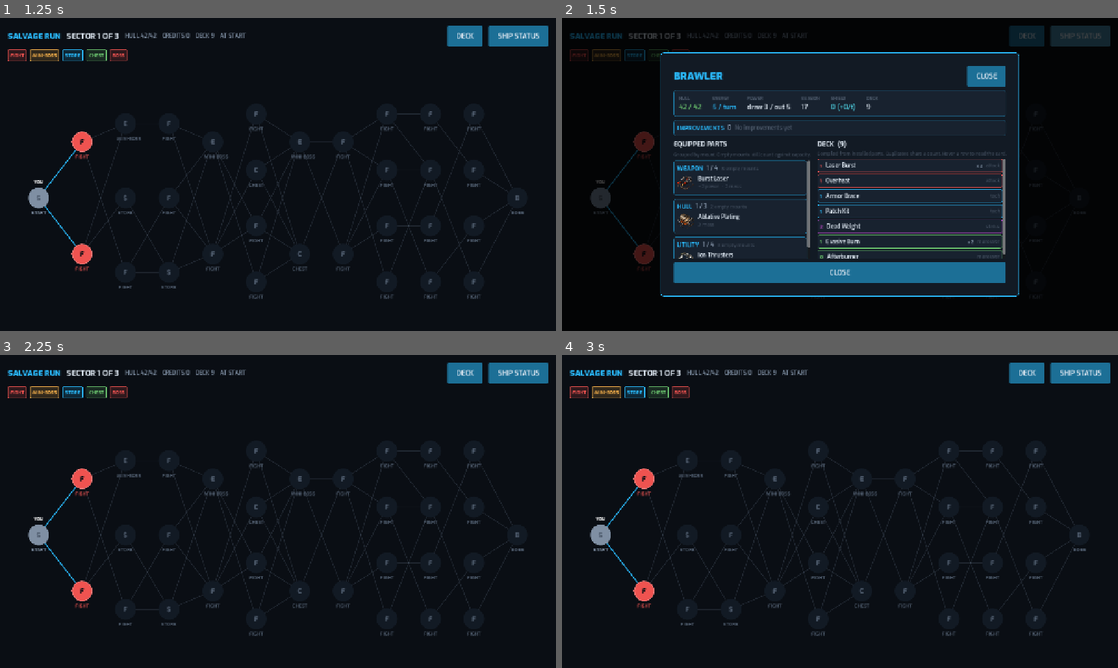
Above: before the commit, frames 1-4 (two rows, left to right).
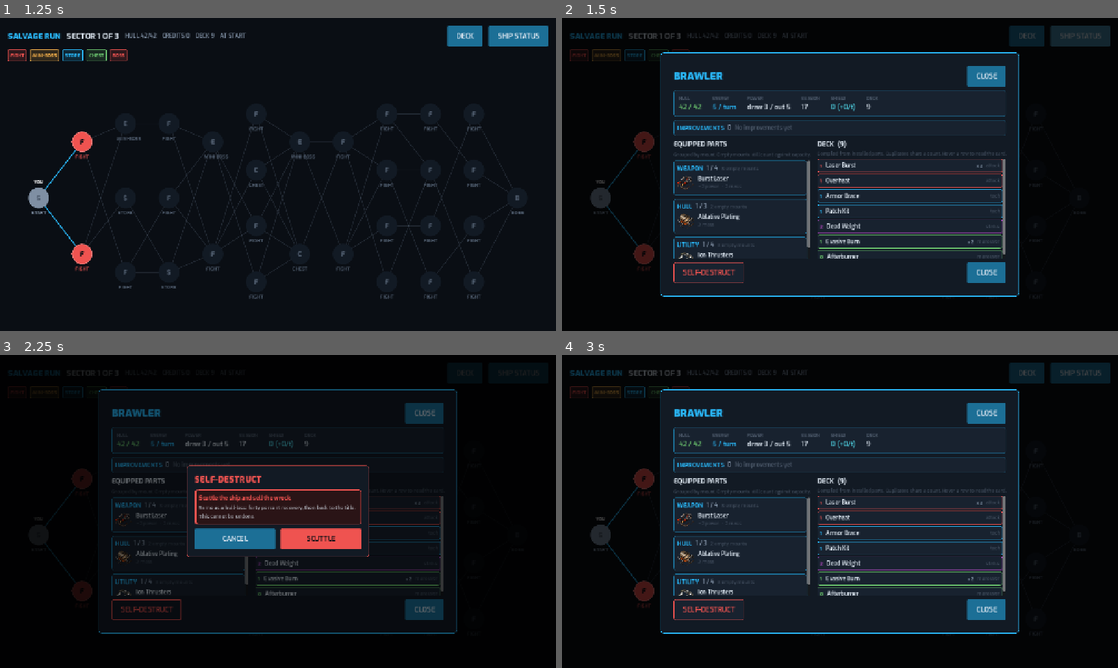
Above: after the commit, the same moments.

Repository: thegliffy/salvage-run
Game: Godot game, scene res://scenes/title.tscn
The game is run twice, just before and just after one commit, with the same random seed, the same clock (stepped at 60 frames per second) and the same inputs.
Inputs (mouse positions are in pixels of both pictures, inside the frame that each line leads up to):
- Up to frame 1 (1.25 s): click "STEAL" at 0.5 s
- Up to frame 2 (1.5 s): click "SHIP STATUS" at 1.25 s
- Up to frame 3 (2.25 s): click (144, 608) at 2 s, where only the run after the commit has a clickable "SELF-DESTRUCT"
- Up to frame 4 (3 s): click (795, 539) at 2.75 s, where only the run after the commit has a clickable "CANCEL"

Frame 1 is identical in both runs. In frame 2, 3.6% of the frame differs, in the area x 20-79%, y 78-85%; in frame 3, 15%; in frame 4, 30%, in the area x 1-99%, y 2-90%.

Commit message:
Add a confirmed SELF-DESTRUCT control that ends the run as a wreck.
SHIP STATUS now has a danger-styled footer button; the first click opens a
confirm panel so an accidental tap cannot scuttle. Confirming calls
Game.self_destruct() through RunState.scuttle() and _end_run(), the same
hull-loss sale path Valuation already uses for a salvaged wreck.

Co-authored-by: thegliffy <thegliffy@users.noreply.github.com>

Diff:
--- a/src/core/game.gd
+++ b/src/core/game.gd
@@ -29,6 +29,9 @@
 ## True after a non-final sector boss: the next reward-screen exit generates
 ## the following sector's map instead of returning to the current one.
 var pending_sector_advance: bool = false
+## Headless tests set this so `_end_run()` still appraises and records the sale
+## without tearing down the test scene.
+var skip_scene_change: bool = false
 
 func _ready() -> void:
 	meta = SaveSystem.load_meta()
@@ -127,9 +130,19 @@
 func after_chest() -> void:
 	goto_map()
 
+## Scuttle the current run. Same pipeline as a hull-loss: `RunState.scuttle()`
+## then `_end_run()` so the yard sells a wreck, not a delivered ship.
+func self_destruct() -> void:
+	if run == null or not run.alive:
+		return
+	run.scuttle()
+	_end_run()
+
 func _end_run() -> void:
 	last_valuation = Valuation.appraise(run)
 	meta.record_sale(last_valuation)
+	if skip_scene_change:
+		return
 	SaveSystem.save_meta(meta)
 	get_tree().change_scene_to_file(SCENE_SALE)
 
--- a/src/run/run_state.gd
+++ b/src/run/run_state.gd
@@ -85,8 +85,13 @@
 		cleared_nodes += 1
 		add_credits(c.pending_credits)
 	else:
-		alive = false
+		scuttle()
 	recompile()
+
+## Mark the ship destroyed. Same flag the hull-loss path uses so valuation
+## sells a wreck (40% recovery) rather than a delivered theft.
+func scuttle() -> void:
+	alive = false
 
 ## True when `node_id` is a real node on the current map.
 func is_valid_node(node_id: int) -> bool:
--- a/src/ui/sale_screen.gd
+++ b/src/ui/sale_screen.gd
@@ -47,7 +47,8 @@
 	col.add_child(UITheme.chrome_mark())
 
 	var v: Dictionary = Game.last_valuation
-	var won: bool = v.get("boss_killed", false)
+	var survived := bool(v.get("survived", false))
+	var won: bool = survived and bool(v.get("boss_killed", false))
 	var title := UITheme.label("DELIVERED TO THE YARD" if won else "WRECK TOWED IN",
 		24, UITheme.GOOD if won else UITheme.WARN, "Black")
 	col.add_child(title)
--- a/src/ui/ship_status_overlay.gd
+++ b/src/ui/ship_status_overlay.gd
@@ -158,9 +158,92 @@
 	deck_scroll.add_child(deck_list)
 	_fill_deck_list(deck_list, prof.deck, preview_layer, on_close)
 
+	var foot := HBoxContainer.new()
+	foot.add_theme_constant_override("separation", 12)
+	col.add_child(foot)
+	var scuttle := UITheme.outline_button("  SELF-DESTRUCT  ", UITheme.HOSTILE)
+	scuttle.name = "SelfDestruct"
+	UITheme.tip(scuttle,
+		"Self-destruct\n---\nScuttle the ship and sell the wreck. Asks for confirmation — same as a hull-loss.")
+	scuttle.pressed.connect(func():
+		_open_self_destruct_confirm(host))
+	foot.add_child(scuttle)
+	foot.add_child(UITheme.expand())
 	var close_foot := UITheme.ghost_button("  CLOSE  ")
 	close_foot.pressed.connect(on_close)
-	col.add_child(close_foot)
+	foot.add_child(close_foot)
+
+## Confirm layer on top of SHIP STATUS. CANCEL / dim click dismisses it and
+## leaves the run running; SCUTTLE calls `Game.self_destruct()`.
+static func _open_self_destruct_confirm(host: Control) -> void:
+	var existing := host.get_node_or_null("SelfDestructConfirm")
+	if existing != null and not existing.is_queued_for_deletion():
+		return
+	if existing != null:
+		host.remove_child(existing)
+		existing.free()
+
+	var layer := Control.new()
+	layer.name = "SelfDestructConfirm"
+	layer.set_anchors_preset(Control.PRESET_FULL_RECT)
+	layer.mouse_filter = Control.MOUSE_FILTER_STOP
+	layer.z_index = 20
+	host.add_child(layer)
+
+	var dim := ColorRect.new()
+	dim.color = Color(0, 0, 0, 0.55)
+	dim.set_anchors_preset(Control.PRESET_FULL_RECT)
+	dim.gui_input.connect(func(ev: InputEvent):
+		if ev is InputEventMouseButton and ev.pressed:
+			_close_self_destruct_confirm(host))
+	layer.add_child(dim)
+
+	var centre := CenterContainer.new()
+	centre.set_anchors_preset(Control.PRESET_FULL_RECT)
+	centre.mouse_filter = Control.MOUSE_FILTER_IGNORE
+	layer.add_child(centre)
+
+	var panel := PanelContainer.new()
+	panel.custom_minimum_size = Vector2(420, 0)
+	panel.mouse_filter = Control.MOUSE_FILTER_STOP
+	panel.add_theme_stylebox_override("panel",
+		UITheme.panel(UITheme.PANEL, UITheme.HOSTILE, 1, 6, 18))
+	centre.add_child(panel)
+
+	var col := VBoxContainer.new()
+	col.add_theme_constant_override("separation", 10)
+	panel.add_child(col)
+
+	col.add_child(UITheme.label("SELF-DESTRUCT", 20, UITheme.HOSTILE, "Black"))
+	col.add_child(UITheme.callout(
+		"Scuttle the ship and sell the wreck.",
+		"Same as a hull-loss: forty percent recovery, then back to the title. This cannot be undone.",
+		&"hostile"))
+
+	var actions := HBoxContainer.new()
+	actions.add_theme_constant_override("separation", 12)
+	col.add_child(actions)
+	var cancel := UITheme.ghost_button("  CANCEL  ")
+	cancel.name = "CancelSelfDestruct"
+	cancel.size_flags_horizontal = Control.SIZE_EXPAND_FILL
+	cancel.pressed.connect(func():
+		_close_self_destruct_confirm(host))
+	actions.add_child(cancel)
+	var confirm := UITheme.button("  SCUTTLE  ", UITheme.HOSTILE)
+	confirm.name = "ConfirmSelfDestruct"
+	confirm.size_flags_horizontal = Control.SIZE_EXPAND_FILL
+	UITheme.tip(confirm,
+		"Scuttle\n---\nEnds the run. The yard pays for a salvaged wreck, not a delivered theft.")
+	confirm.pressed.connect(func():
+		Game.self_destruct())
+	actions.add_child(confirm)
+
+static func _close_self_destruct_confirm(host: Control) -> void:
+	var layer := host.get_node_or_null("SelfDestructConfirm")
+	if layer == null:
+		return
+	host.remove_child(layer)
+	layer.queue_free()
 
 ## Compact combat / tooltip strip: slot fill plus improvement count or name.
 static func loadout_strip(ship: ShipLoadout) -> String:
--- a/tests/headless.gd
+++ b/tests/headless.gd
@@ -68,6 +68,7 @@
 	_test_strip()
 	_test_rewards()
 	_test_valuation()
+	_test_self_destruct()
 	_test_ui_copy()
 	_test_ship_status_overlay()
 	_test_meta_progression()
@@ -831,6 +832,99 @@
 	var deep := Valuation.appraise(run)
 	_check("boss and depth multiply value", deep["total"] > worn["total"])
 	_check("receipt renders", Valuation.format_receipt(deep).contains("TOTAL"))
+
+func _test_self_destruct() -> void:
+	print("self-destruct")
+	var prev_run: RunState = Game.run
+	var prev_meta: MetaState = Game.meta
+	var prev_val: Dictionary = Game.last_valuation
+	var prev_skip := Game.skip_scene_change
+	Game.skip_scene_change = true
+	Game.meta = MetaState.new()
+	Game.meta.grant_starting_unlocks()
+
+	var run := RunState.new()
+	run.start(StarterShips.brawler(), 3)
+	Game.run = run
+
+	var living := Valuation.appraise(run)
+	_check("living run is a survival", living["survived"] == true)
+	run.scuttle()
+	var wreck := Valuation.appraise(run)
+	_eq("scuttle marks not alive", run.alive, false)
+	_eq("wreck is not a survival", wreck["survived"], false)
+	_check("wreck applies death recovery", wreck["total"] < living["total"],
+		"%d vs %d" % [wreck["total"], living["total"]])
+	_check("wreck multiplier names salvaged wreck",
+		String(wreck["multiplier_label"]).contains("salvaged wreck"))
+
+	run.alive = true
+	Game.last_valuation = {}
+
+	var host := Control.new()
+	host.custom_minimum_size = Vector2(1280, 720)
+	add_child(host)
+	var preview := Control.new()
+	add_child(preview)
+	ShipStatusOverlay.open(host, preview, func(): pass)
+	var blob := "\n".join(ShipStatusOverlay.collect_texts(host))
+	_check("overlay still lists equipped parts", blob.contains("EQUIPPED PARTS"))
+
+	var sd := host.find_child("SelfDestruct", true, false) as Button
+	_check("self-destruct button is labeled", sd != null and sd.text.contains("SELF-DESTRUCT"))
+	_check("confirm is not open yet", host.get_node_or_null("SelfDestructConfirm") == null)
+
+	# First click only opens confirm — does not end the run.
+	sd.pressed.emit()
+	_eq("first click leaves the ship alive", run.alive, true)
+	_check("first click does not appraise", Game.last_valuation.is_empty())
+	_check("confirm dialog opened", host.get_node_or_null("SelfDestructConfirm") != null)
+
+	var cancel := host.find_child("CancelSelfDestruct", true, false) as Button
+	_check("cancel button exists", cancel != null)
+	cancel.pressed.emit()
+	_eq("cancel leaves the ship alive", run.alive, true)
+	_check("cancel does not appraise", Game.last_valuation.is_empty())
+	_check("cancel dismisses confirm", host.get_node_or_null("SelfDestructConfirm") == null)
+
+	# Dim click is the other dismiss path.
+	sd.pressed.emit()
+	var layer := host.get_node_or_null("SelfDestructConfirm") as Control
+	_check("confirm reopened", layer != null)
+	if layer != null:
+		var ev := InputEventMouseButton.new()
+		ev.pressed = true
+		ev.button_index = MOUSE_BUTTON_LEFT
+		(layer.get_child(0) as Control).gui_input.emit(ev)
+	_eq("dim dismiss leaves the ship alive", run.alive, true)
+	_check("dim dismiss does not appraise", Game.last_valuation.is_empty())
+	_check("dim dismisses confirm", host.get_node_or_null("SelfDestructConfirm") == null)
+
+	# Confirm ends the run through Game._end_run / Valuation.appraise.
+	sd.pressed.emit()
+	var salvage_before := Game.meta.salvage
+	var confirm := host.find_child("ConfirmSelfDestruct", true, false) as Button
+	_check("scuttle button exists", confirm != null)
+	if confirm != null:
+		confirm.pressed.emit()
+	_eq("confirm scuttles the ship", run.alive, false)
+	_check("confirm produces a valuation", not Game.last_valuation.is_empty())
+	_eq("sale path is a wreck", Game.last_valuation.get("survived", true), false)
+	_check("sale path names salvaged wreck",
+		String(Game.last_valuation.get("multiplier_label", "")).contains("salvaged wreck"))
+	_eq("sale is recorded on meta", Game.meta.salvage,
+		salvage_before + int(Game.last_valuation.get("total", 0)))
+
+	var salvage_after := Game.meta.salvage
+	Game.self_destruct()
+	_eq("dead run does not sell twice", Game.meta.salvage, salvage_after)
+
+	host.free()
+	preview.free()
+	Game.run = prev_run
+	Game.meta = prev_meta
+	Game.last_valuation = prev_val
+	Game.skip_scene_change = prev_skip
 
 func _test_ui_copy() -> void:
 	print("ui copy")
Not shown, changed: README.md
Not shown, changed: docs/DEVLOG.md
